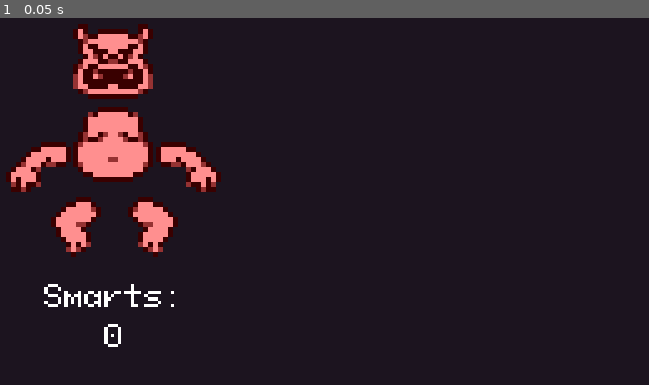
Above: before the commit, frame 1.
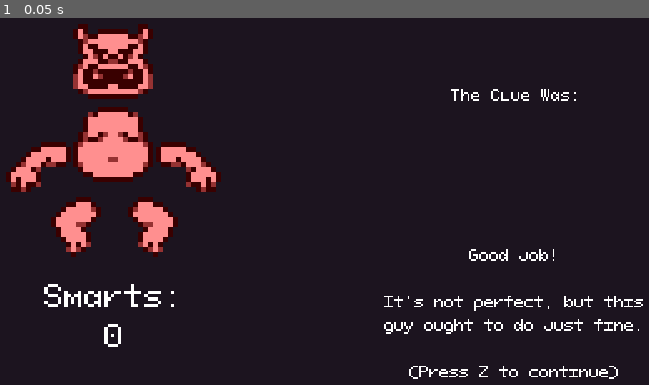
Above: after the commit, the same moment.

Repository: vitimesthree/LD55
Game: Godot game, scene res://screens/score.tscn
The game is run twice, just before and just after one commit, with the same random seed, the same clock (stepped at 60 frames per second) and the same inputs. This scene is started directly instead of the project's main scene.
Inputs:
- Up to frame 1 (0.05 s): no input

The runs differ from the first frame. In frame 1, 1.2% of the frame differs, in the area x 59-100%, y 19-99%.
Error in both runs: Invalid access of index '0' on a base object of type: 'Array'. (res://ui/demon_puzzle.gd:18)

Commit message:
clue reminder in score

Diff:
--- a/entities/demonpart.gd
+++ b/entities/demonpart.gd
@@ -35,7 +35,12 @@
 	match part:
 		0:
 			part_type = "body"
-			get_msg = "GOT A\nTORSO!"
+
+			var rando = randi_range(0, 99)
+			if(rando == 69):
+				get_msg = "WOOF WOOF WOOF\nIN YO BODYYY"
+			else:
+				get_msg = "GOT A\nTORSO!"
 			animator.play("bodies")
 		1:
 			part_type = "head"
--- a/global.gd
+++ b/global.gd
@@ -1,6 +1,7 @@
 extends Node
 
 var prompt : int = 0
+var clue : String = ''
 var required_demon: String = ''
 
 # Parts stored as mini-arrays [0,1]
--- a/screens/score.gd
+++ b/screens/score.gd
@@ -4,8 +4,9 @@
 
 # Called when the node enters the scene tree for the first time.
 func _ready():
+	$Clue.text = Global.clue
+
 	calculate_score()
-
 	$Score.text = str(smarts)
 
 # Called every frame. 'delta' is the elapsed time since the previous frame.
@@ -23,9 +24,9 @@
 	for r in range(0,6):
 		var current = collected[r]
 		if current[1] == prompt:
-			smarts += 100
+			smarts += 1000
 		else:
-			smarts += 50
+			smarts += 500
 
 	if(smarts == 6000):
 		smarts = 999999
--- a/screens/score.tscn
+++ b/screens/score.tscn
@@ -1,8 +1,13 @@
-[gd_scene load_steps=4 format=3 uid="uid://c86ql81hgvebn"]
+[gd_scene load_steps=6 format=3 uid="uid://c86ql81hgvebn"]
 
 [ext_resource type="Script" path="res://screens/score.gd" id="1_3l3o5"]
 [ext_resource type="Theme" uid="uid://do1ppa3788dbi" path="res://ui/hud_theme.tres" id="2_ptmxk"]
 [ext_resource type="PackedScene" uid="uid://dgxx2ci576kj6" path="res://ui/demon_puzzle.tscn" id="3_cnwc7"]
+[ext_resource type="FontFile" uid="uid://d3wcvvaiqqqlp" path="res://fonts/pixeloid.ttf" id="4_u3rky"]
+
+[sub_resource type="Theme" id="Theme_2yyhb"]
+default_font = ExtResource("4_u3rky")
+default_font_size = 9
 
 [node name="Score" type="Node2D"]
 script = ExtResource("1_3l3o5")
@@ -46,12 +51,32 @@
 horizontal_alignment = 1
 vertical_alignment = 1
 
+[node name="ClueLabel" type="Label" parent="."]
+offset_left = 281.0
+offset_top = 50.0
+offset_right = 394.0
+offset_bottom = 85.0
+theme = SubResource("Theme_2yyhb")
+text = "The Clue Was:"
+horizontal_alignment = 1
+vertical_alignment = 1
+
+[node name="Clue" type="Label" parent="."]
+offset_left = 241.0
+offset_top = 82.0
+offset_right = 433.0
+offset_bottom = 128.0
+theme = ExtResource("2_ptmxk")
+text = "DEMON"
+horizontal_alignment = 1
+vertical_alignment = 1
+
 [node name="Fail" type="Label" parent="."]
 visible = false
 offset_left = 192.0
-offset_top = 73.0
+offset_top = 127.0
 offset_right = 480.0
-offset_bottom = 217.0
+offset_bottom = 271.0
 theme = ExtResource("2_ptmxk")
 theme_override_font_sizes/font_size = 9
 text = "That's not right!
@@ -63,11 +88,10 @@
 vertical_alignment = 1
 
 [node name="Good" type="Label" parent="."]
-visible = false
 offset_left = 192.0
-offset_top = 66.0
+offset_top = 127.0
 offset_right = 480.0
-offset_bottom = 210.0
+offset_bottom = 271.0
 theme = ExtResource("2_ptmxk")
 theme_override_font_sizes/font_size = 9
 text = "Good job!
@@ -82,9 +106,9 @@
 [node name="Perfect" type="Label" parent="."]
 visible = false
 offset_left = 192.0
-offset_top = 73.0
+offset_top = 127.0
 offset_right = 480.0
-offset_bottom = 217.0
+offset_bottom = 271.0
 theme = ExtResource("2_ptmxk")
 theme_override_font_sizes/font_size = 9
 text = "Perfecto!
--- a/screens/tutorial.gd
+++ b/screens/tutorial.gd
@@ -25,6 +25,7 @@
 			Global.required_demon = "crab"
 			Global.prompt = 3
 	label.text = str(demon.pick_random())
+	Global.clue = label.text
 
 # Called every frame. 'delta' is the elapsed time since the previous frame.
 func _process(_delta):
